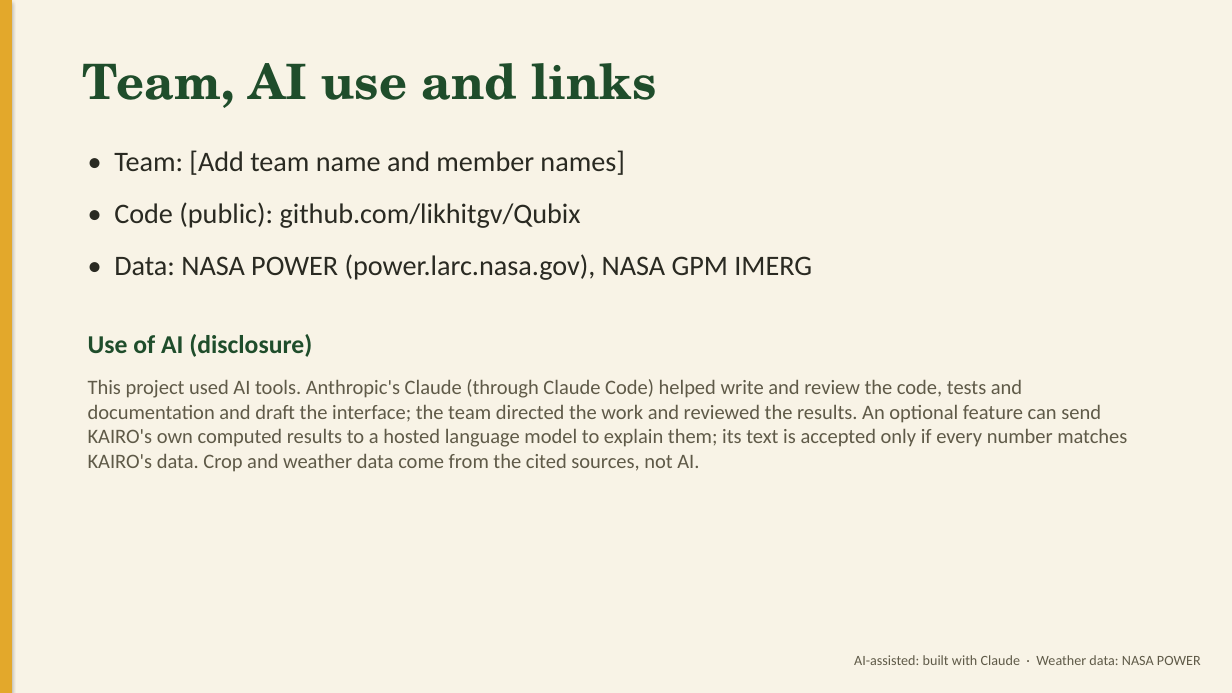
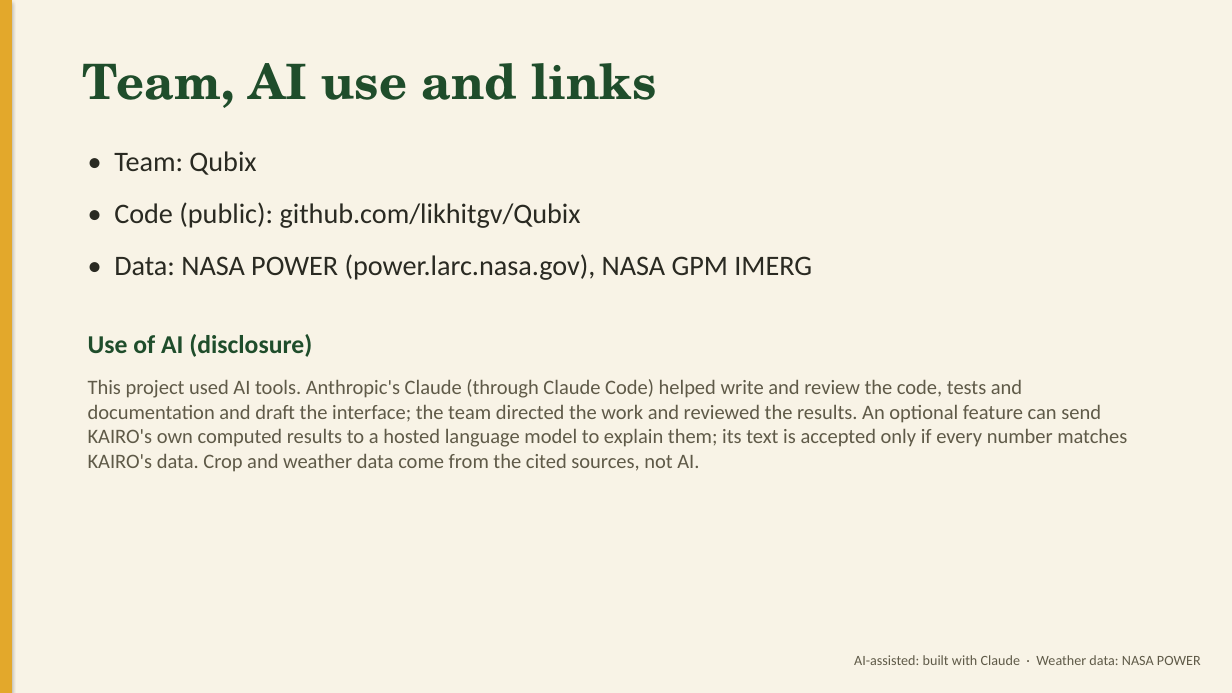
Before and after one commit to likhitgv/Qubix, a slide deck: slide 7 of FIELDWISE_AI/docs/demo/KAIRO_Demo.pptx. Drawn at 1232x693 pixels with LibreOffice and Linux fonts; fonts in the diff are those of the drawing. Boxes give left, top, right and bottom in pixels: in the first picture for what was removed or moved away, otherwise in the second. Text is boxed around its words. In the diff, an @@ line names an element or a change of style, - is before the commit and + after.

```diff
--- a/FIELDWISE_AI/docs/demo/KAIRO_Demo.pptx
+++ b/FIELDWISE_AI/docs/demo/KAIRO_Demo.pptx
@@ text at (x1=114, y1=151, x2=256, y2=175): text changed @@
-• Team: [Add team name and member names]
+• Team: Qubix
```
Also in this commit, not shown: 1 other slide changed, 4 other files.
